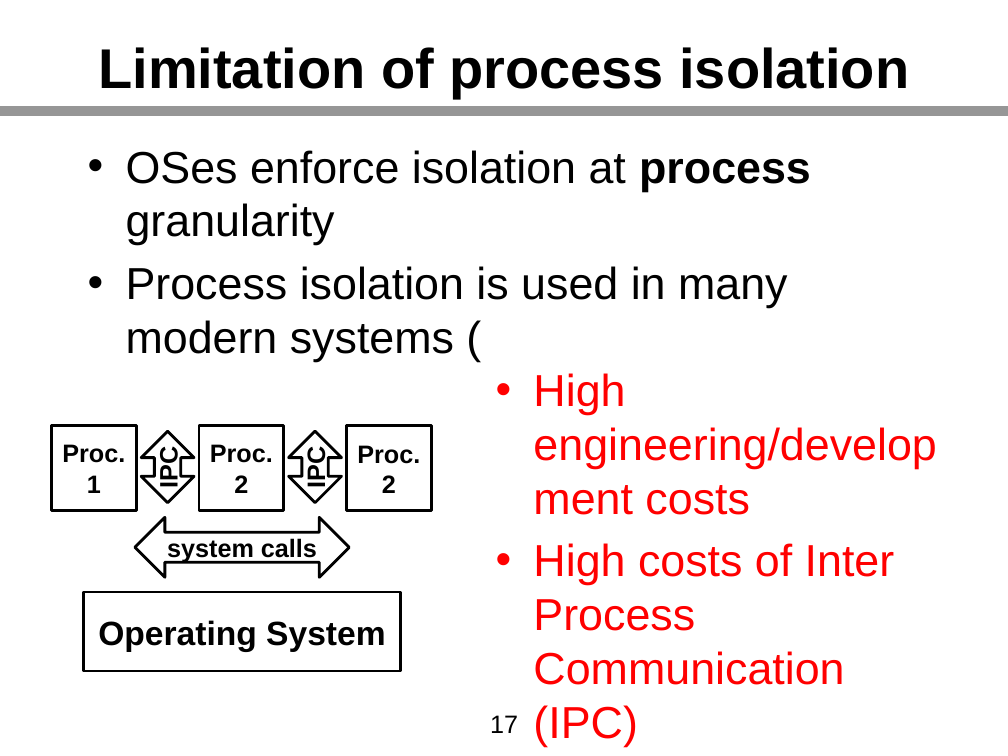
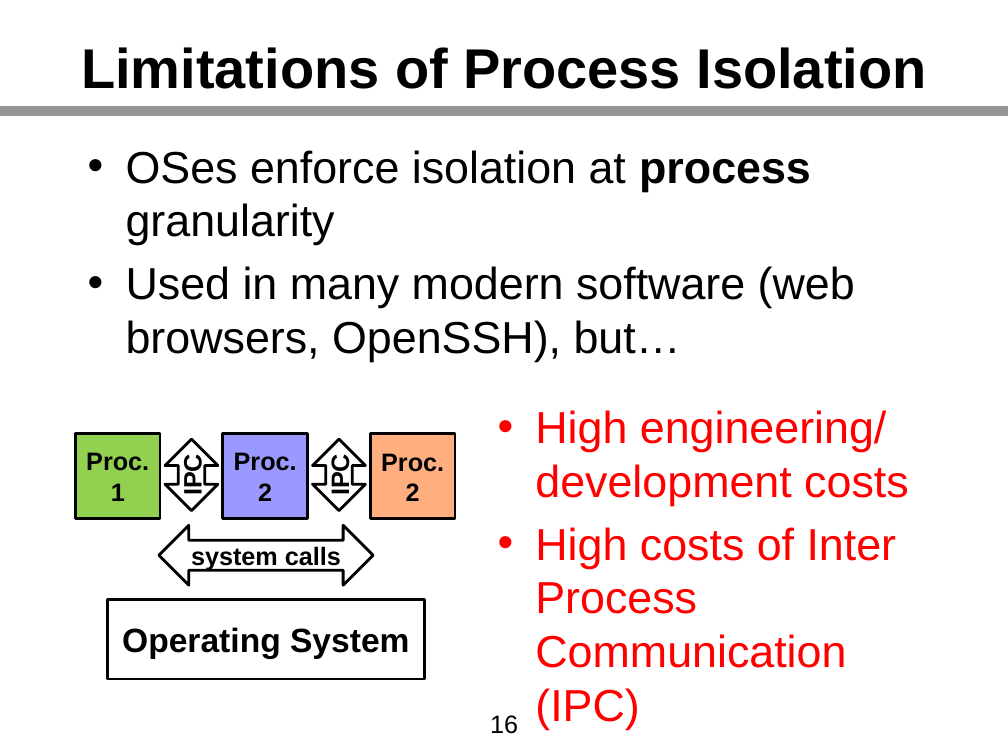
Before and after one commit to kha-dinh/kha-dinh.github.io, a slide deck: slide 16 of assets/pdf/thesis_slides.pptx (slide 17 before the commit). Drawn at 1008x756 pixels with LibreOffice and Linux fonts; fonts in the diff are those of the drawing. Boxes give left, top, right and bottom in pixels: in the first picture for what was removed or moved away, otherwise in the second. Text is boxed around its words. In the diff, an @@ line names an element or a change of style, - is before the commit and + after.

```diff
--- a/assets/pdf/thesis_slides.pptx
+++ b/assets/pdf/thesis_slides.pptx
@@ title at (81, 47, 927, 89): text changed @@
-Limitation of process isolation
+Limitations of Process Isolation
@@ text at (126, 266, 855, 362): text changed @@
-• Process isolation is used in many modern systems (
+• Used in many modern software (web browsers, OpenSSH), but…
@@ text "High engineering/ development costs": place and size @@
-text "High engineering/ development costs" at (533, 373, 936, 747)
+text "High engineering/ development costs" at (535, 410, 909, 730)
@@ text at (535, 410, 909, 506): spaces changed @@
-• High engineering/development costs
+• High engineering/ development costs
@@ rectangle "Proc. 1" at (76, 433, 160, 518): fill none to #92D050 @@
@@ rectangle "Proc. 2" at (223, 433, 307, 518): fill none to #9999FF @@
@@ 4 rectangles, 3 left right arrows: place and size @@
-4 rectangles, 3 left right arrows at (51, 425, 431, 671)
+4 rectangles, 3 left right arrows at (76, 433, 455, 679)
@@ rectangle "Proc. 2" at (370, 433, 455, 518): fill none to #FFB080 @@
@@ page number at (490, 715, 518, 734): text changed @@
-17
+16
```
Also in this commit, not shown: 19 other slides changed, 66 slides added, 18 slides removed, 1 other file.
